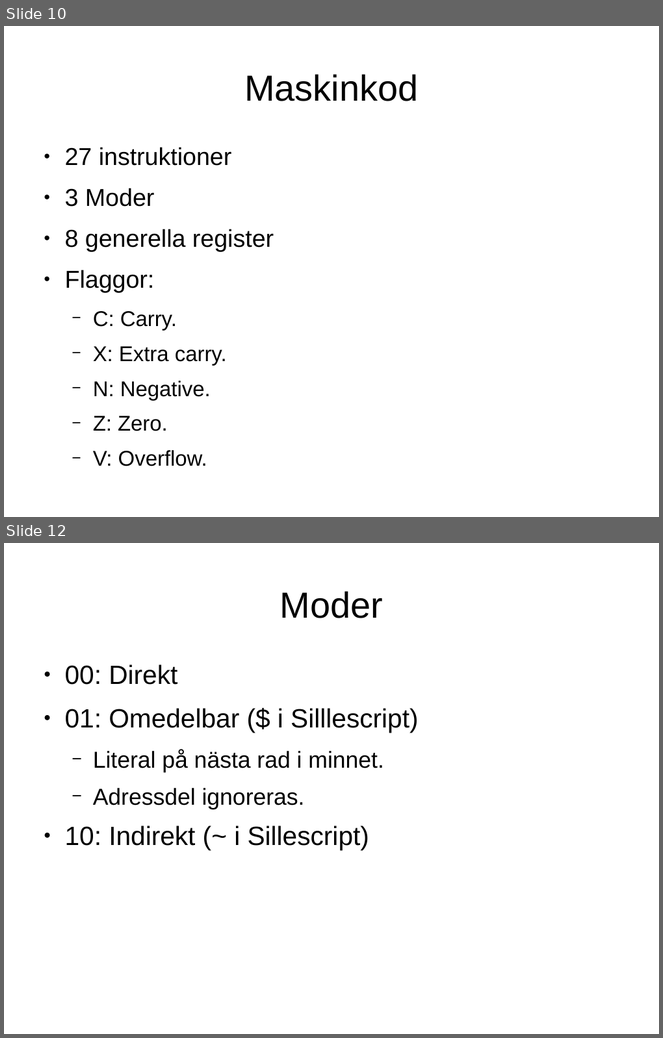
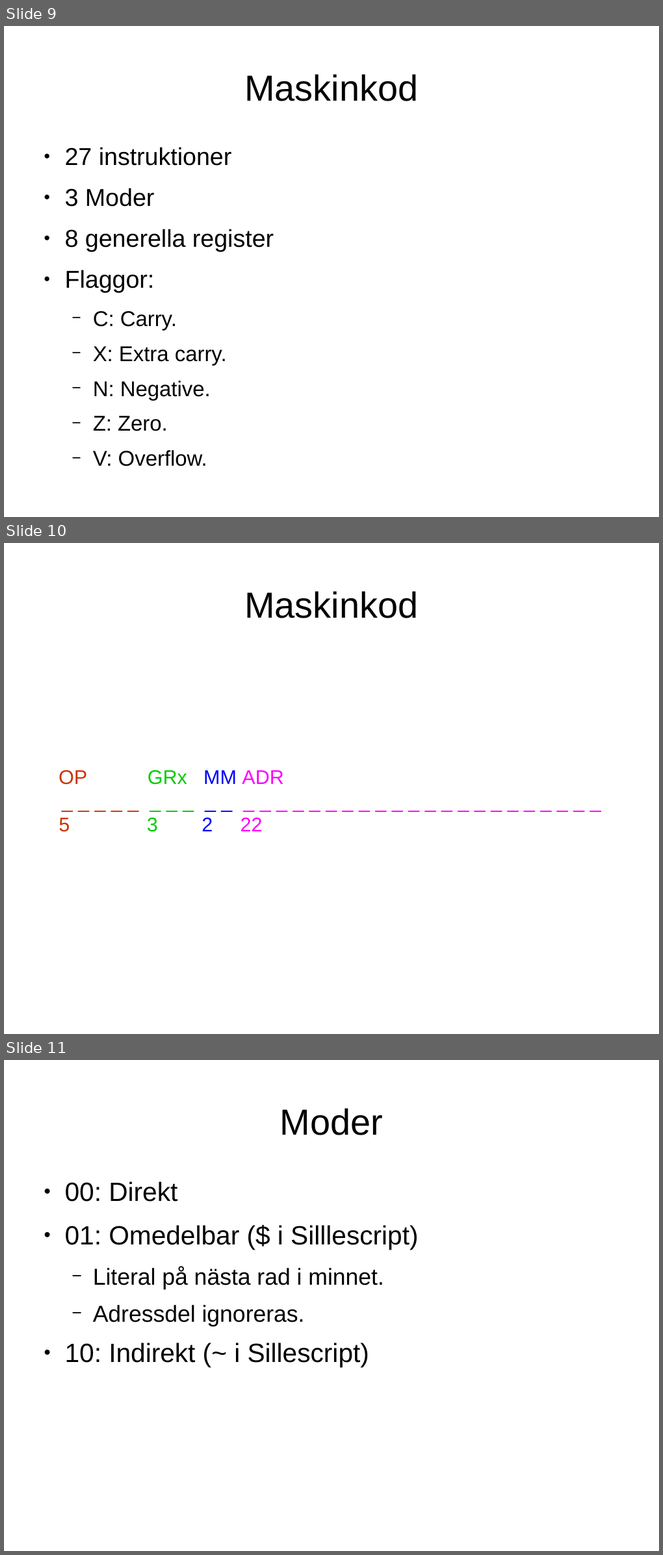
Before and after one commit to Jethro95/TSEA83_Graphing_Calculator, a slide deck: presentation/pp.odp. Shown one above the other, each under a label of ours: slides 10 and 12 before the commit, slides 9, 10 and 11 after it; the slides between them are not shown. The pictures are 663x1038 and 663x1555 pixels, drawn with LibreOffice and Linux fonts; fonts in the diff are those of the drawing. Boxes give left, top, right and bottom in pixels: in the first picture for what was removed or moved away, otherwise in the second. Text is boxed around its words. In the diff, an @@ line names an element or a change of style, - is before the commit and + after.

```diff
--- a/presentation/pp.odp
+++ b/presentation/pp.odp
@@ slide 10 added at box(4, 543, 659, 1034), background #FFFFFF @@
@@ title added at box(244, 591, 418, 618), 44 pt, text #000000 @@
+Maskinkod
@@ subtitle added at box(59, 770, 284, 832), 24 pt, text #FF00FF @@
+OP GRx MM ADR
+_ _ _ _ _ _ _ _ _ _ _ _ _ _ _ _ _ _ _ _ _ _ _ _ _ _ _ _ _ _ _ _
+5 3 2 22
@@ what was slide 10 is now slide 9 @@
@@ what was slide 12 is now slide 11 @@
```
Also in this commit, not shown: 4 slides changed, 1 other slide added, 4 slides removed, 7 other files.
